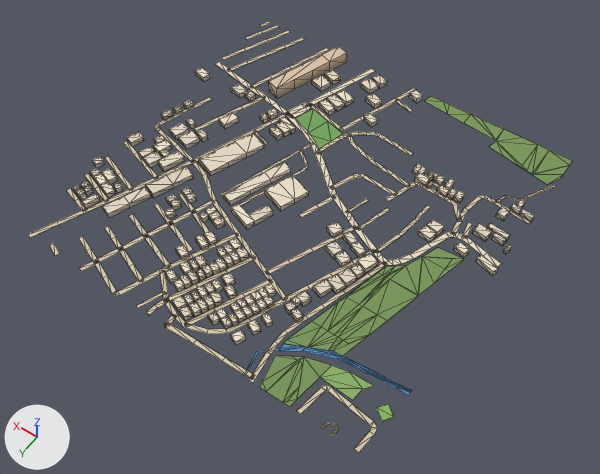
A saved change to the glTF model public/assets/bengaluru-region-v1/tiles/t7_17-l0.glb.
The view is the same before and after, from a 50 mm camera at (3355.0, 9317.0, 797.0) aimed at (3730.0, 8792.0, -28.0). Every picture has the same lights, and +X, +Y and +Z are marked at lower left. The older version comes first. Mesh edges are drawn as thin lines. Vertices at exactly the same position are counted once.

Names of what the first picture shows: 'building', 'ground', 'water'.
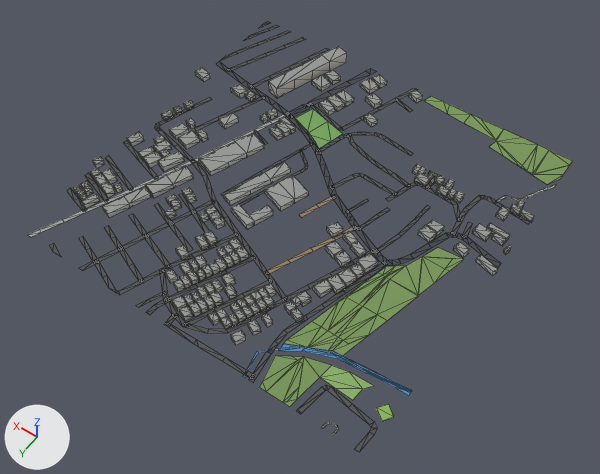
The edits, one by one:
me_building is used by ob_building; location (3500.0, 8500.0, 0.0).
me_building had 1222 vertices, 1550 faces and spanned x -2.0..509.0, y 3.0..482.0, z 0.0..18.0.
me_building now has 1222 vertices, 1866 faces and spans x -2.0..509.0, y 3.0..482.0, z 0.0..18.0.
me_building part 1: 1550 kept faces spanning x -2.0..509.0, y 3.0..482.0, z 0.0..18.0 get new vertex colours.
Edits to the shape of me_building do not show in these pictures.
me_ground is used by ob_ground; location (3500.0, 8500.0, 0.0).
me_ground had 819 vertices, 700 faces and spanned x -1.0..503.0, y -1.0..503.0, z 1.0.
me_ground now has 842 vertices, 723 faces and spans x 0.0..500.0, y 0.0..500.0, z 1.0.
me_ground part 2: the loose piece of 8 vertices spanning x 338.0..359.0, y 110.0..147.0, z 1.0 is rebuilt with 8 vertices and now spans x 339.0..358.0, y 110.0..147.0, z 1.0.
me_ground part 3: the loose piece of 8 vertices spanning x 304.0..345.0, y -1.0..113.0, z 1.0 is rebuilt with 10 vertices and now spans x 303.0..346.0, y 0.0..113.0, z 1.0.
me_ground part 4: the loose piece of 8 vertices spanning x 335.0..351.0, y 111.0..150.0, z 1.0 is rebuilt with 8 vertices and now spans x 337.0..350.0, y 111.0..149.0, z 1.0.
me_ground part 5: the loose piece of 8 vertices spanning x 454.0..503.0, y -1.0..108.0, z 1.0 is rebuilt with 10 vertices and now spans x 454.0..500.0, y 0.0..115.0, z 1.0.
me_ground part 6: the loose piece of 6 vertices spanning x 476.0..503.0, y -1.0..52.0, z 1.0 is rebuilt with 8 vertices and now spans x 476.0..500.0, y 0.0..59.0, z 1.0.
me_ground part 7: 12 vertices moved from x 265.0..501.0, y 328.0..503.0, z 1.0 to x 267.0..500.0, y 325.0..500.0, z 1.0; 27 vertices removed from x 263.0..501.0, y 311.0..503.0, z 1.0; 33 vertices added at x 217.0..500.0, y 311.0..500.0, z 1.0.
me_ground part 8: 6 vertices moved from x 274.0..501.0, y 1.0..127.0, z 1.0 to x 275.0..500.0, y 0.0..128.0, z 1.0; 6 vertices removed from x 241.0..433.0, y -1.0..125.0, z 1.0; 10 vertices added at x 235.0..427.0, y 0.0..124.0, z 1.0.
me_ground part 9: 3 vertices moved from x -1.0..72.0, y 54.0..127.0, z 1.0 to x 0.0..72.0, y 50.0..128.0, z 1.0; 7 vertices removed from x -1.0..25.0, y 53.0..212.0, z 1.0; 10 vertices added at x 0.0..21.0, y 56.0..212.0, z 1.0.
me_ground part 10: 1 vertex removed from x 80.0, y 462.0, z 1.0; 3 vertices added at x 80.0..86.0, y 461.0..499.0, z 1.0.
me_ground part 11: 476 kept faces spanning x 0.0..500.0, y 0.0..500.0, z 1.0 get new vertex colours; the middle colour goes from beige #d7c9ae to dark grey #535556.
Other edits to the shape of me_ground do not show in these pictures.

Where the change shows, as pixel boxes [x1, y1, x2, y2] in the pictures (600 x 474 px; the box of a moved part takes in the faces that stretch with it):
'ground', reshaped: before [28, 21, 572, 452]; after [28, 22, 572, 452]
part 1 of me_building, recoloured: [73, 46, 535, 345] in both
part 2 of me_ground, rebuilt (7% shorter): before [287, 102, 311, 115]; after [287, 103, 310, 115]
part 3 of me_ground, rebuilt: before [309, 68, 375, 104]; after [308, 68, 376, 106]
part 4 of me_ground, rebuilt: before [291, 103, 311, 118]; after [292, 103, 311, 118]
part 5 of me_ground, rebuilt: before [222, 30, 290, 60]; after [220, 31, 290, 61]
part 6 of me_ground, rebuilt (13% taller): before [245, 25, 278, 39]; after [244, 25, 279, 41]
part 7 of me_ground, moved or reshaped: before [28, 141, 196, 344]; after [28, 140, 225, 361]
part 8 of me_ground, moved or reshaped: before [216, 37, 417, 130]; after [216, 37, 417, 131]
part 9 of me_ground, moved or reshaped: before [465, 185, 556, 267]; after [465, 185, 556, 268]
part 10 of me_ground, reshaped: before [299, 385, 326, 409]; after [297, 385, 326, 414]
part 11 of me_ground, recoloured: [62, 38, 549, 435] in both
